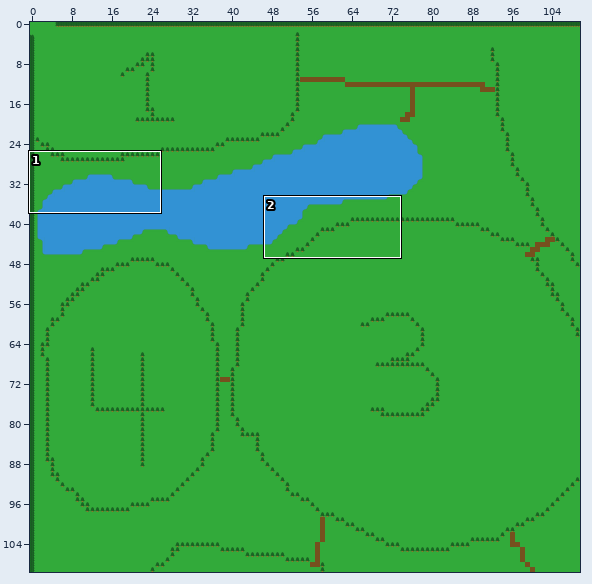
A Tiled map gets an edit: Content/map/woods.tmx. Above, an overview of the earlier version with the close-up marked.
Close-up. The starting point:
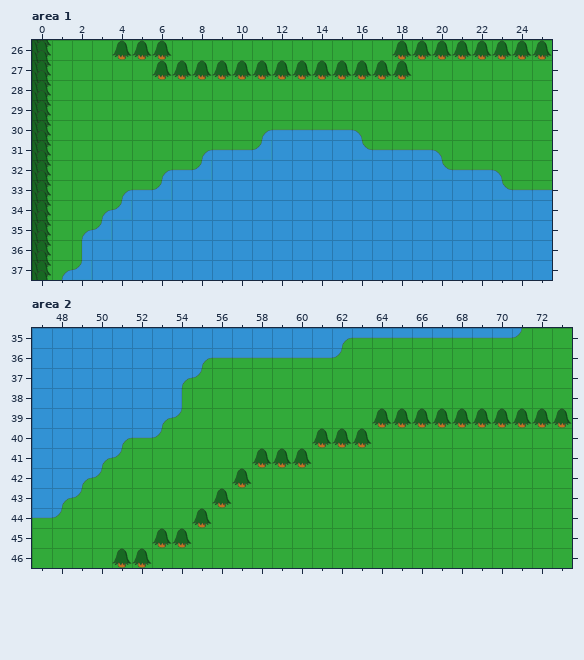
Cells are 52x52 px. Shown: area 1 x 0..25, y 26..37; area 2 x 47..73, y 35..46. The commit also changed other parts of the map, which this record leaves out.
After the commit:
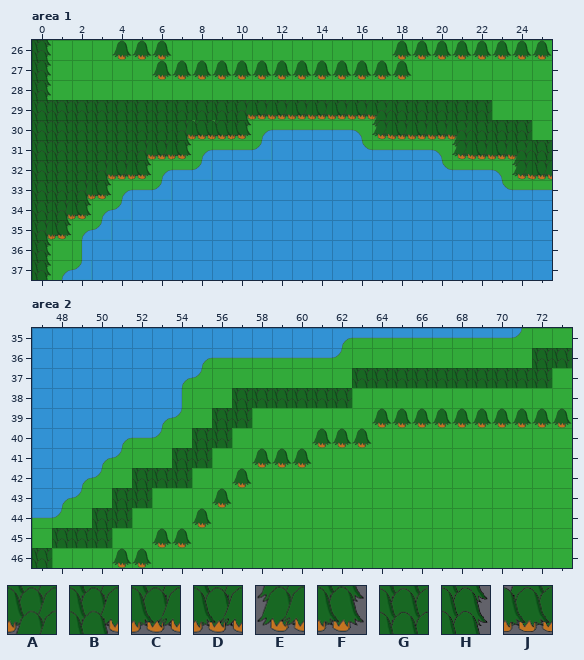
Key: from "woods_tiles": A 106, B 107, C 108, D 109, E 120, F 121, G 163, H 180, J 204.
_ is an empty cell.
The exact change:
Layer "backlayer", area 1:
Tile A is added in row 29 at x 17; in row 30 at x 21; in row 31 at x 24.
Tile B replaces tile H in row 35 at x 0.
Tile B is added in row 29 at x 10; in row 30 at x 7; in row 31 at x 5; in row 32 at x 3; in row 33 at x 2; in row 34 at x 1.
Tile C is added in row 29 at x 11 to 16; in row 30 at x 18 to 20; in row 31 at x 22 to 23; in row 32 at x 25.
Tile D is added in row 31 at x 6; in row 32 at x 4.
Tile E is added in row 30 at x 17; in row 31 at x 21; in row 32 at x 24.
Tile F is added in row 30 at x 10; in row 31 at x 7; in row 32 at x 5; in row 33 at x 3; in row 34 at x 2; in row 35 at x 1.
Tile G replaces tile H in rows 29 to 34 at x 0.
Tile G is added in row 29 at x 1 to 9 and 18 to 22; in row 30 at x 1 to 6 and 22 to 24; in row 31 at x 1 to 4 and 25; in row 32 at x 1 to 2; in row 33 at x 1.
Tile J is added in row 30 at x 8 to 9.
Layer "backlayer", area 2:
Tile G is added in row 36 at x 72 to 73; in row 37 at x 63 to 72; in row 38 at x 57 to 62; in row 39 at x 56 to 57; in row 40 at x 55 to 56; in row 41 at x 54 to 55.
Tile G is added in row 42 at x 52 to 54; in row 43 at x 51 to 52; in row 44 at x 50 to 51; in row 45 at x 48 to 50; in row 46 at x 47.
Where, in picture pixels (left, top, right, bottom), the same in both close-ups:
changed: (32, 100, 552, 240)
added: (32, 348, 572, 568)
